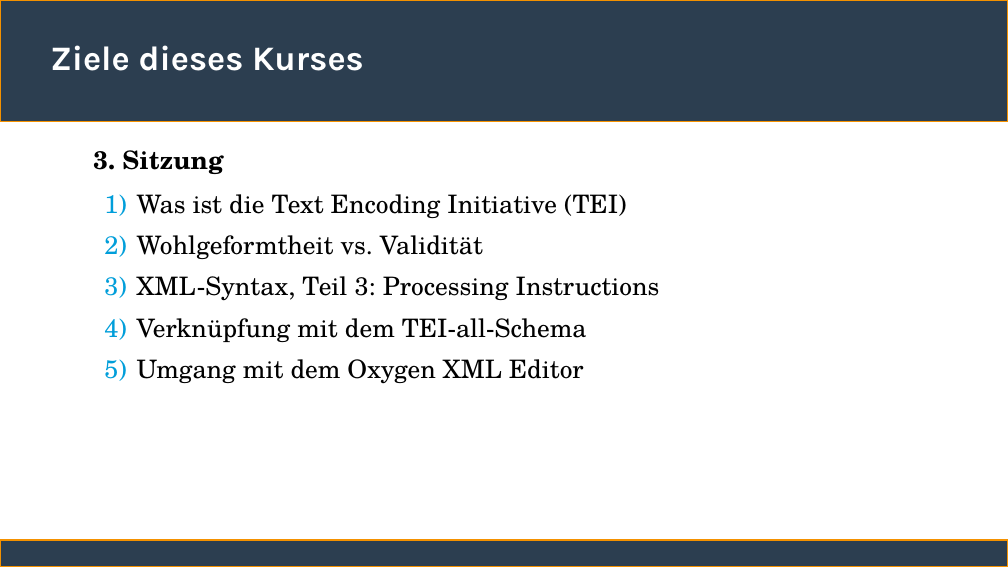
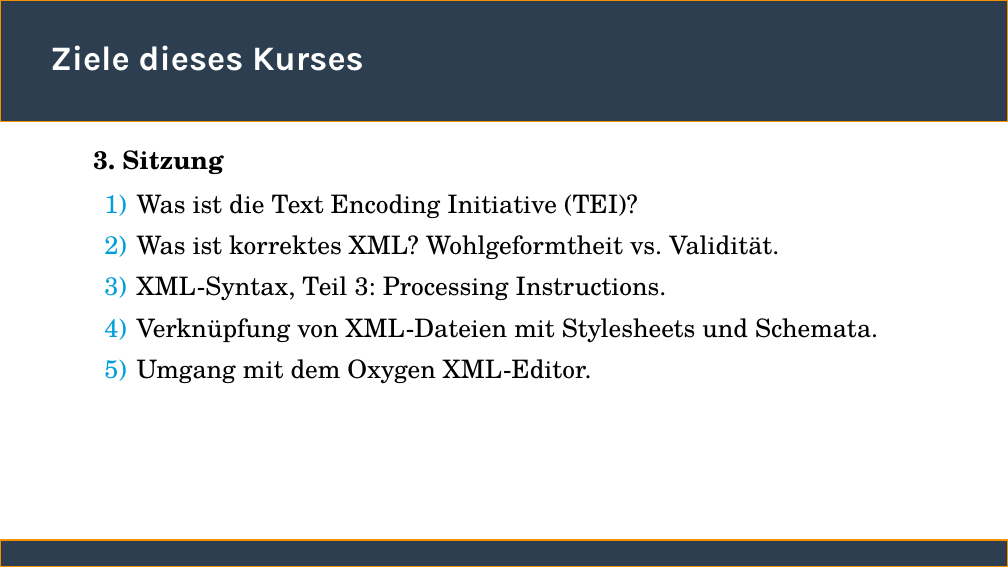
Before and after one commit to ChristianSonderUniSG/xml-kurs, a slide deck: slide 4 of sitzung_1/sitzung_1.odp. Drawn at 1008x567 pixels with LibreOffice and Linux fonts; fonts in the diff are those of the drawing. Boxes give left, top, right and bottom in pixels: in the first picture for what was removed or moved away, otherwise in the second. Text is boxed around its words. In the diff, an @@ line names an element or a change of style, - is before the commit and + after.

```diff
--- a/sitzung_1/sitzung_1.odp
+++ b/sitzung_1/sitzung_1.odp
@@ text at [137,194,878,384]: text changed @@
-  1) Was ist die Text Encoding Initiative (TEI)
-  2) Wohlgeformtheit vs. Validität
-  3) XML-Syntax, Teil 3: Processing Instructions
-  4) Verknüpfung mit dem TEI-all-Schema
-  5) Umgang mit dem Oxygen XML Editor
+  1) Was ist die Text Encoding Initiative (TEI)?
+  2) Was ist korrektes XML? Wohlgeformtheit vs. Validität.
+  3) XML-Syntax, Teil 3: Processing Instructions.
+  4) Verknüpfung von XML-Dateien mit Stylesheets und Schemata.
+  5) Umgang mit dem Oxygen XML-Editor.
```
Also in this commit, not shown: 2 other slides changed, 4 other files.
